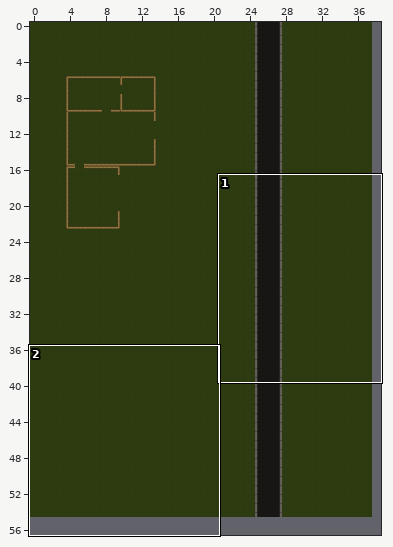
An edit to a level. Tiled map, resources/maps/map1.tmx. Above: a wide view before the commit, with the close-up outlined.
Close-up. The starting point:
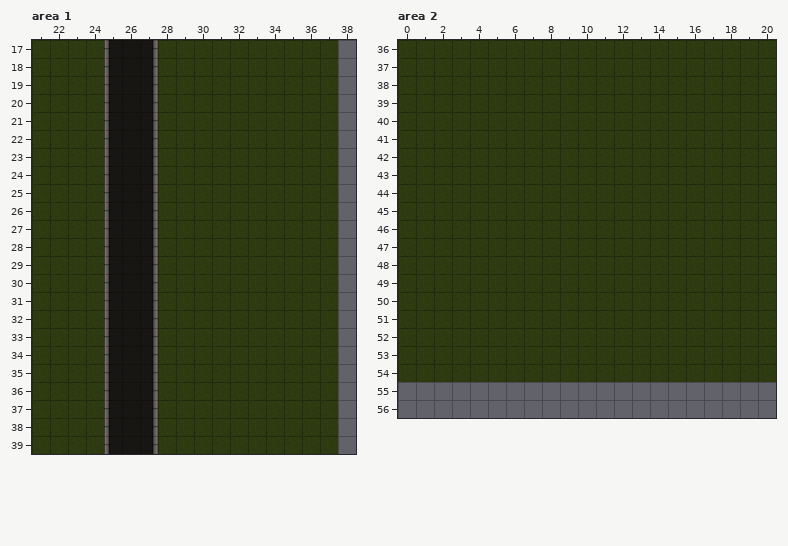
Cells are 89x89 px. Shown: area 1 x 21..38, y 17..39; area 2 x 0..20, y 36..56. The commit also changed other parts of the map, which this record leaves out. Tiles whose own drawing changed are shown in their newer look in all pictures. Layer "Walls" is drawn 33,-77 px off the grid.
After:
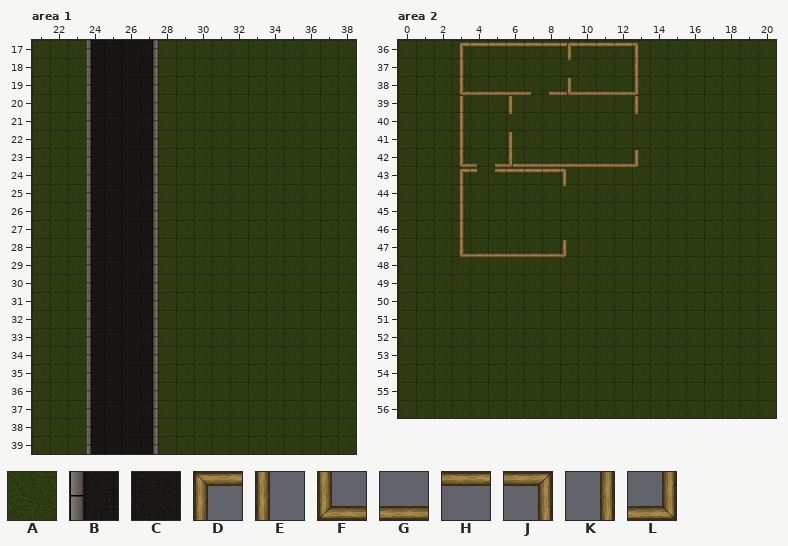
Key: from "Nature": A 10 "grass_tiles_0000_Layer-5"; from "Road": B 4 "asphalt_tiles_0004_Layer", C 12 "asphalt_tiles_0012_Layer"; from "Structure": D 71 "walls_0002_Layer-3 (Tile", E 72 "walls_0003_Layer-4 (Tile", F 73 "walls_0004_Layer-5 (Tile", G 74 "walls_0005_Layer-6 (Tile", H 75 "walls_0006_Layer-7 (Tile", J 76 "walls_0007_Layer-8 (Tile", K 77 "walls_0008_Layer-9 (Tile", L 78 "walls_0009_Layer-10 (Til".
_ is an empty cell.
Difference:
Layer "Grass", area 1:
y 17..39: x 38 _ -> A
Layer "Road", area 1:
y 17..39: x 24..25 _B -> BC
layer "Walls" offset 0,0 -> 33,-77 px
Layer "Grass", area 2:
y 55..56: x 0..20 _____________________ -> AAAAAAAAAAAAAAAAAAAAA
Layer "Walls", area 2:
y 37: x 3..12 __________ -> DHHHHHDHHJ
y 38: x 3 _ -> E; x 12 _ -> K
y 39: x 3..6 ____ -> FGGG; x 8..12 _____ -> GFGGL
y 40: x 3 _ -> E; x 5 _ -> K; x 12 _ -> K
y 41: x 3 _ -> E
y 42: x 3 _ -> E; x 5 _ -> K
y 43: x 3 _ -> F; x 5..12 ________ -> LGGGGGGL
y 44: x 3 _ -> D; x 5..8 ____ -> HHHJ
y 45..47: x 3 _ -> E
y 48: x 3..8 ______ -> FGGGGL
